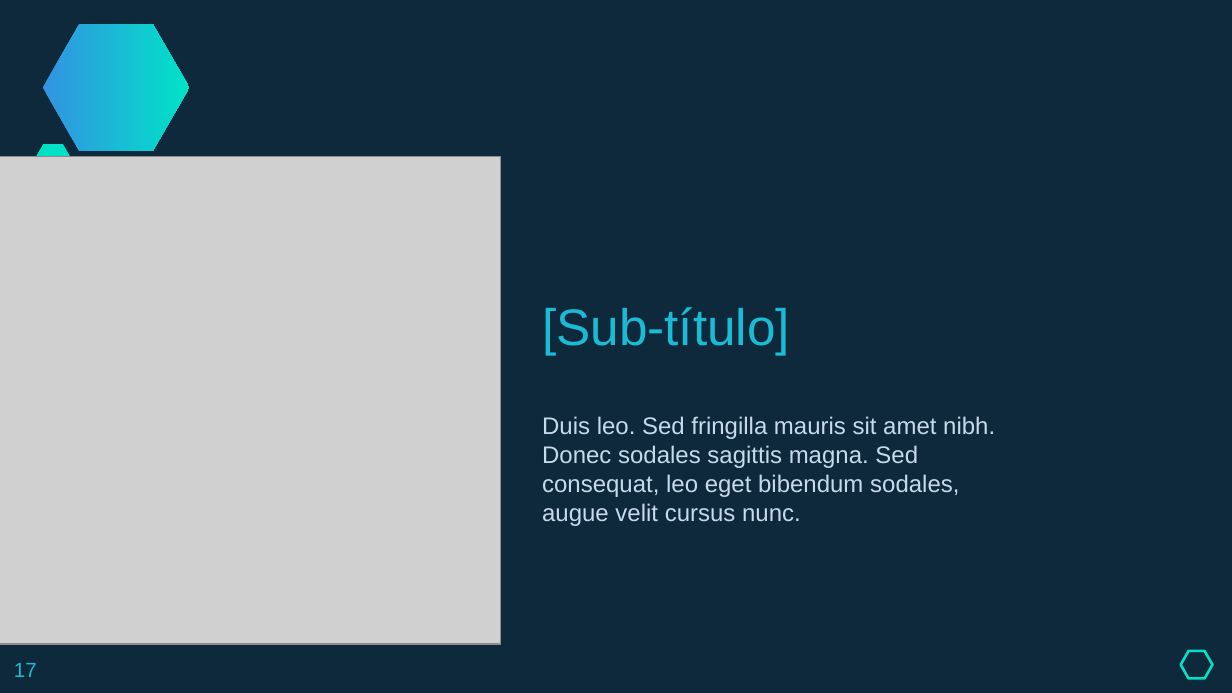
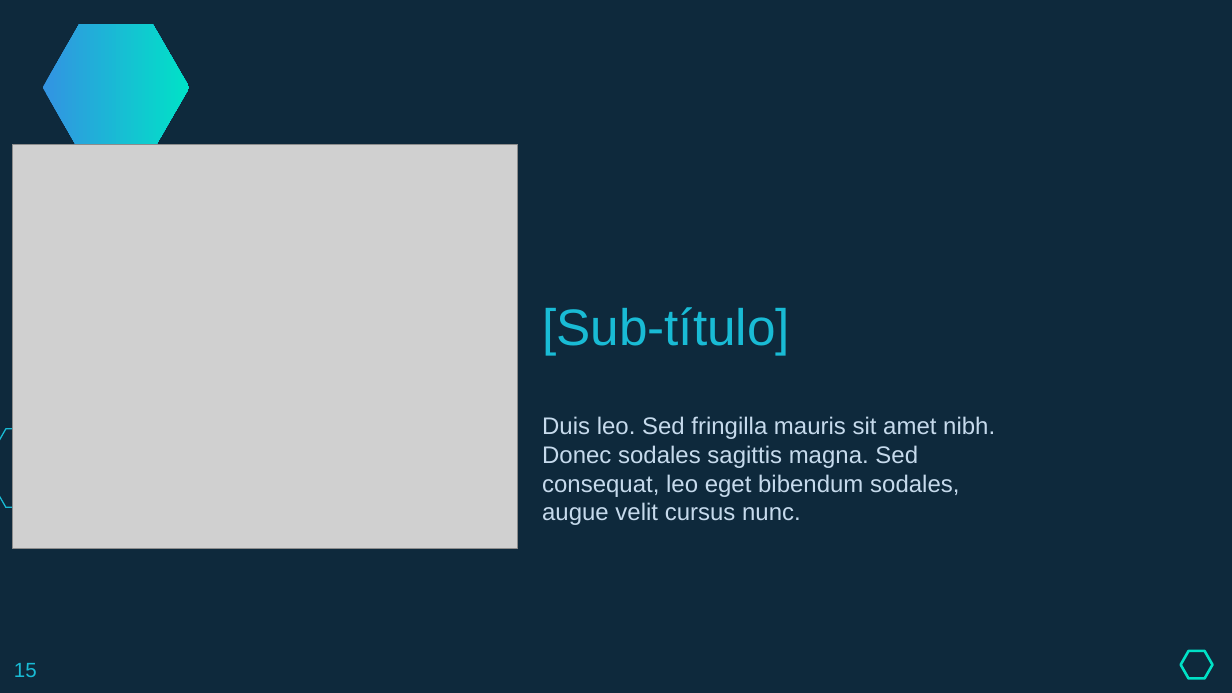
Before and after one commit to dmfrodrigues/feup-pf-proj, a slide deck: slide 15 of apresentacao/apresentacao_grupo_4.pptx (slide 17 before the commit). Drawn at 1232x693 pixels with LibreOffice and Linux fonts; fonts in the diff are those of the drawing; grey boxes stand for pictures. Boxes give left, top, right and bottom in pixels: in the first picture for what was removed or moved away, otherwise in the second. Text is boxed around its words. In the diff, an @@ line names an element or a change of style, - is before the commit and + after.

Commit message:
Modificaçao slide 12-16

```diff
--- a/apresentacao/apresentacao_grupo_4.pptx
+++ b/apresentacao/apresentacao_grupo_4.pptx
@@ freeform shape at (x1=43, y1=23, x2=190, y2=150): rotation 90 to 0 degrees @@
@@ picture resized from (x1=0, y1=156, x2=500, y2=644) to (x1=12, y1=144, x2=517, y2=548) @@
@@ hexagon removed at (x1=33, y1=144, x2=73, y2=179) @@
@@ freeform shape added at (x1=33, y1=144, x2=73, y2=179), fill #00E1C6 @@
@@ freeform shape added at (x1=0, y1=429, x2=74, y2=508), outline #19BBD5 0.74 pt @@
@@ page number removed at (x1=14, y1=663, x2=37, y2=677) @@
-17
@@ page number added at (x1=14, y1=663, x2=37, y2=677), 12 pt, text #19BBD5 @@
+15
```
Also in this commit, not shown: 22 other slides changed, 2 slides removed.
